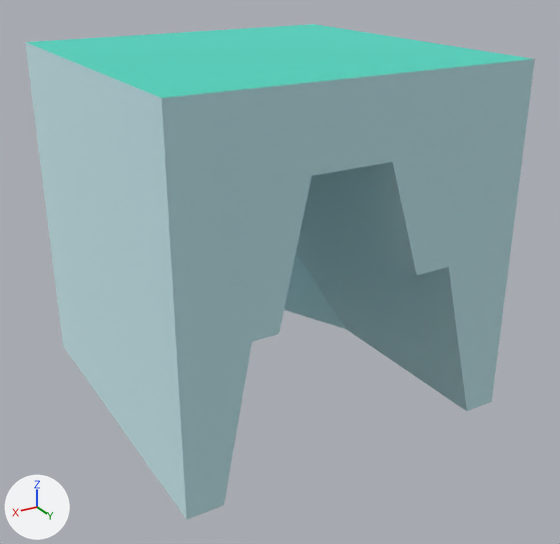
Renders of the glTF model public/models/nf2/nature/cliff_blockCave_stone.glb from each side of a commit.
Both versions are drawn from a 50 mm camera at (1.067, 1.879, 1.226) aimed at (-0.016, 0.073, 0.323). The axes (+X, +Y, +Z) are drawn at lower left. The lights are the same throughout. The older version comes first. Where no turn or scale is listed for an object, it has been applied to the vertices.

Objects in the first picture: 'cliff_blockCave_stone'.
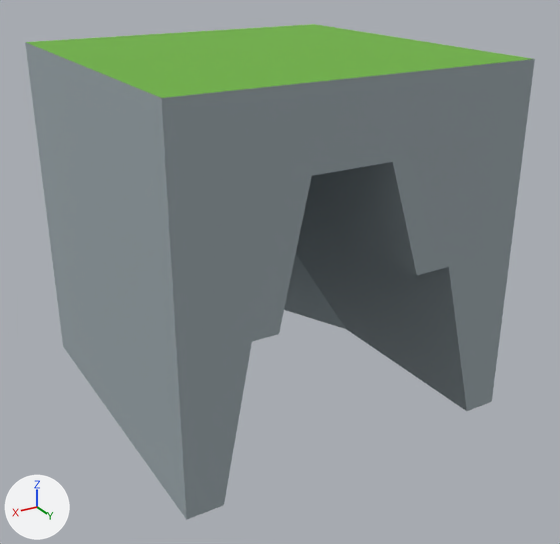
Pixel boxes (x1, y1, x2, y2) of what changed, in the pictures (560 x 544 px):
'cliff_blockCave_stone', recoloured, surface changed (cyan to grey): (25, 24, 535, 520) in both

The change, as a list of edits to the scene's bpy script:
```text
Change mat_stone:
    mat_stone.metallic: 1.0 -> 0.0
    mat_stone.base_color: (0.722, 0.886, 0.91) -> (0.323, 0.381, 0.407)  # pale blue #ddf2f5 -> grey #9aa6ab
Change mat_grass:
    mat_grass.base_color: (0.173, 0.847, 0.722) -> (0.159, 0.451, 0.0513)  # cyan #73eddd -> green #6fb340
Remove ob_tmpparent:
    ob_tmpparent = bpy.data.objects.new('tmpParent', None)
    ob_tmpparent.location = (0.0, 0.0, 0.0)
```
